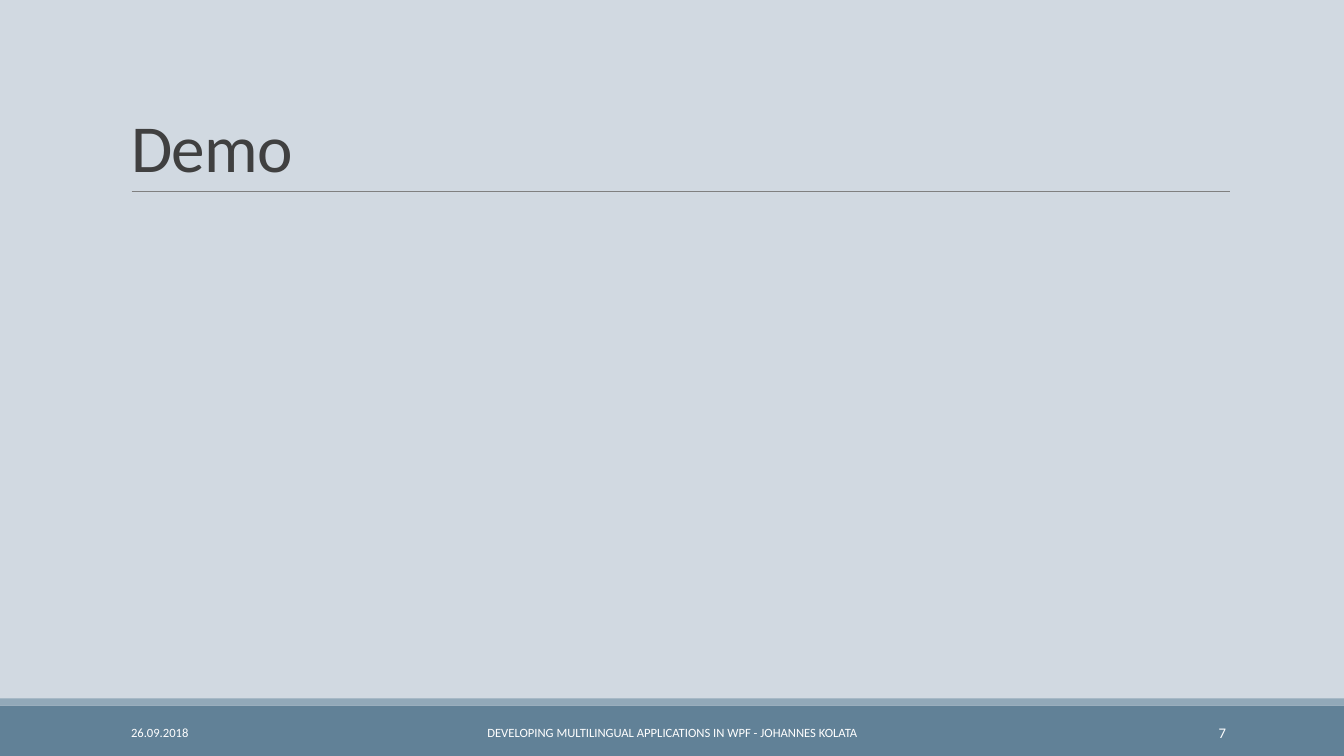
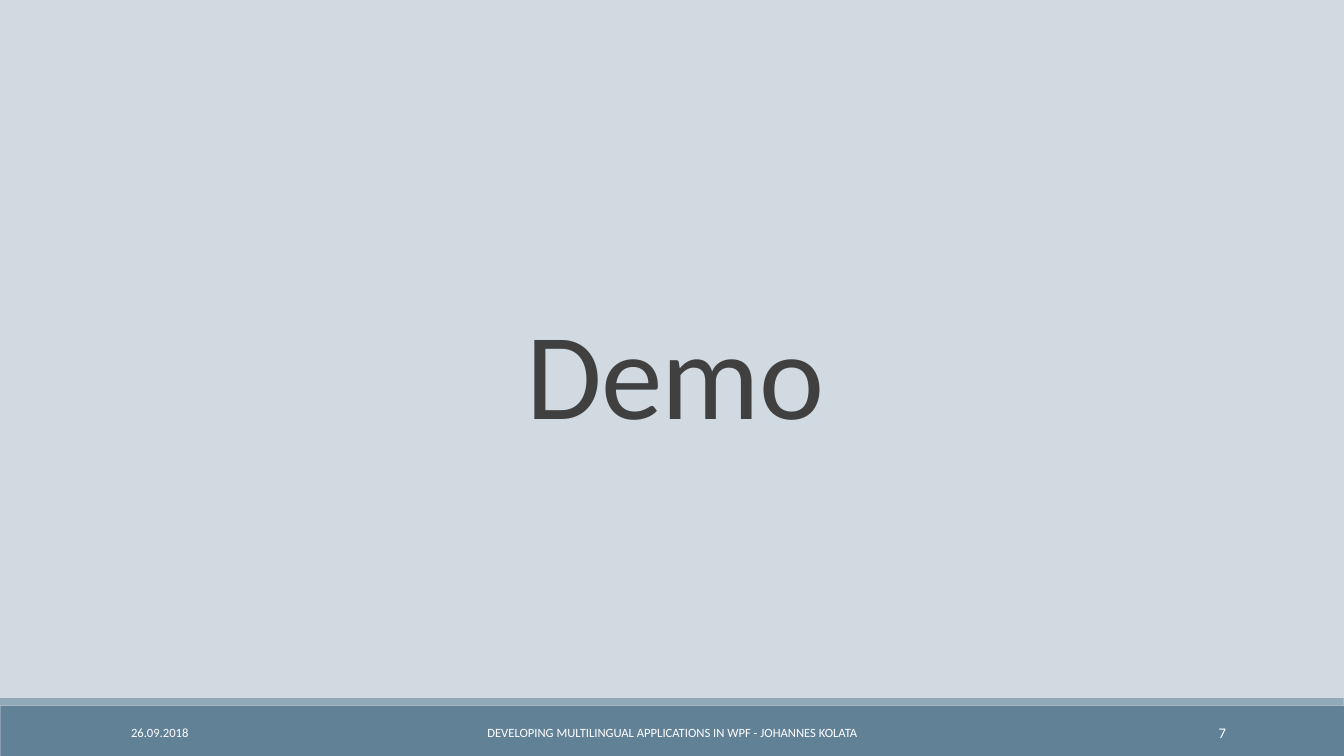
Before and after one commit to Wr4thon/C-Sharp_Usergroup, a slide deck: slide 7 of 20180926/Developing multilingual Applikations in WPF.pptx. Drawn at 1344x756 pixels with LibreOffice and Linux fonts; fonts in the diff are those of the drawing. Boxes give left, top, right and bottom in pixels: in the first picture for what was removed or moved away, otherwise in the second. Text is boxed around its words. In the diff, an @@ line names an element or a change of style, - is before the commit and + after.

```diff
--- a/20180926/Developing multilingual Applikations in WPF.pptx
+++ b/20180926/Developing multilingual Applikations in WPF.pptx
@@ line removed from (132, 192) to (1231, 192) @@
@@ text "Demo" moved from (x1=131, y1=129, x2=293, y2=173) to (x1=526, y1=340, x2=824, y2=420) @@
@@ text "Demo" at (x1=526, y1=340, x2=824, y2=420): size 48 to 88 pt; alignment left to centre @@
```
Also in this commit, not shown: 4 other slides changed.
